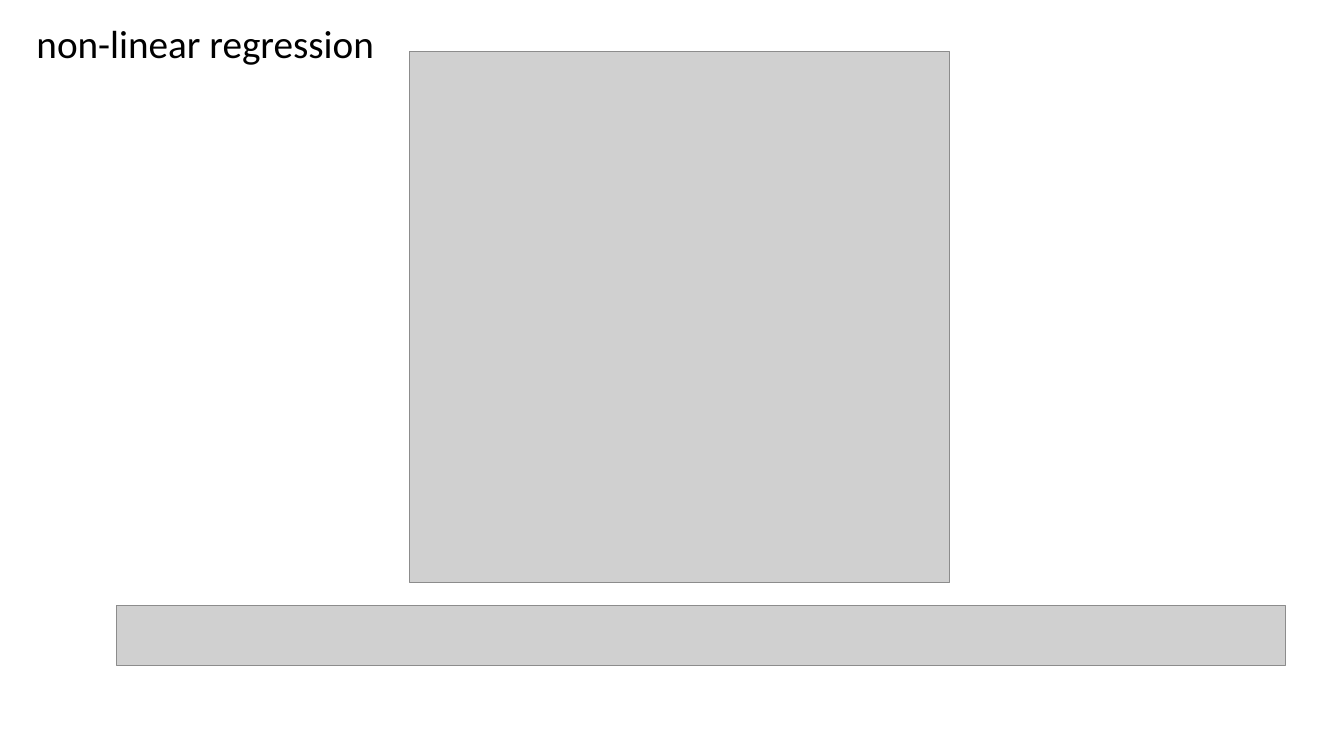
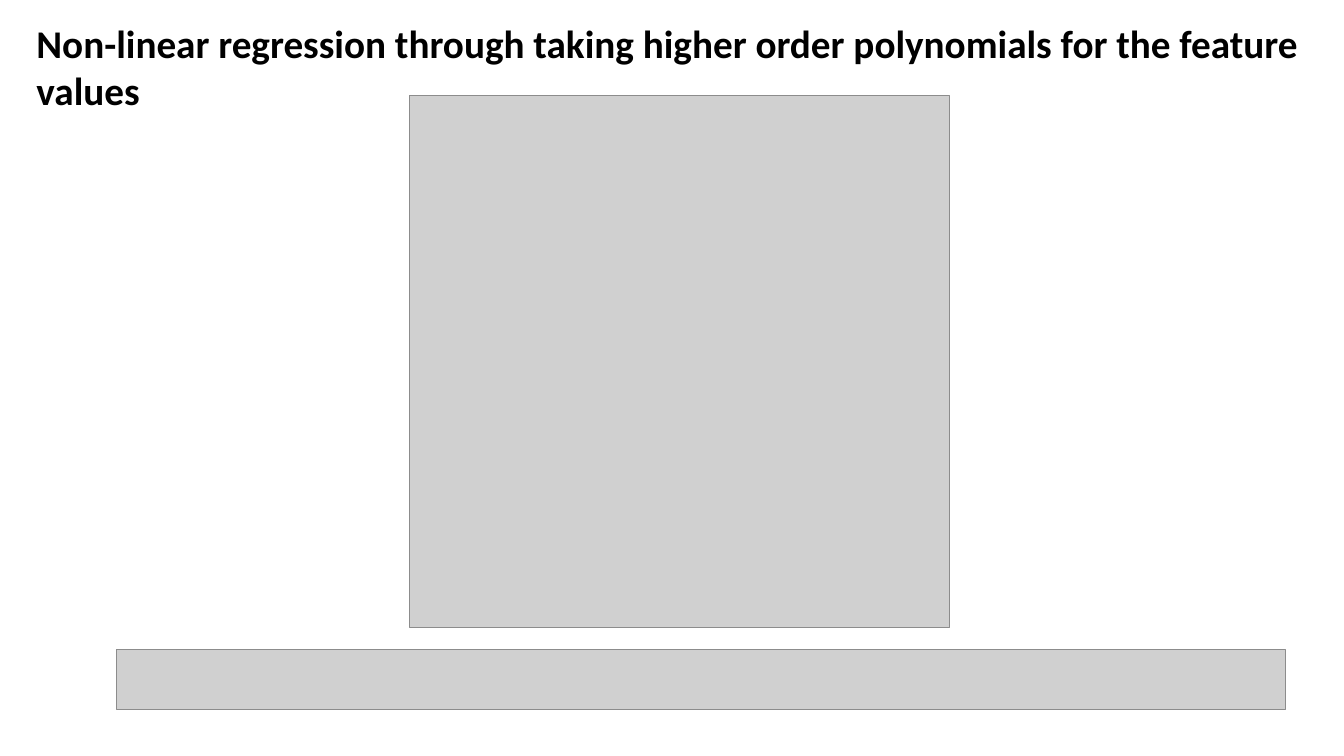
Before and after one commit to CompOmics/ML_AI_Analytical_Chemistry_Course, a slide deck: slide 17 of 01_Foundations/slides/1_2_regression.pptx. Drawn at 1344x756 pixels with LibreOffice and Linux fonts; fonts in the diff are those of the drawing; grey boxes stand for pictures. Boxes give left, top, right and bottom in pixels: in the first picture for what was removed or moved away, otherwise in the second. Text is boxed around its words. In the diff, an @@ line names an element or a change of style, - is before the commit and + after.

```diff
--- a/01_Foundations/slides/1_2_regression.pptx
+++ b/01_Foundations/slides/1_2_regression.pptx
@@ text at (36,30,1297,106): text changed; bold on @@
-non-linear regression
+Non-linear regression through taking higher order polynomials for the feature values
@@ picture: place and size @@
-picture at (410,51,950,583)
+picture at (410,96,950,627)
@@ picture: place and size @@
-picture at (117,605,1286,664)
+picture at (117,650,1286,710)
```
Also in this commit, not shown: 16 other slides changed, 26 other files.
